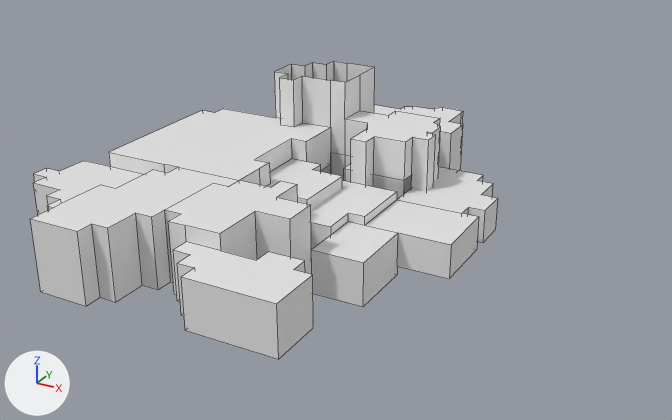
The Blender file EvictZones/EvictZones.blend: old version first, new version second.
One viewpoint serves both versions: a camera (50 mm lens) standing at (2906.0, -5742.0, 2873.0) and looking at (-122.0, -237.0, 121.0). Lighting does not change. The marker at lower left points along +X, +Y and +Z. The picture after the commit comes second. Mesh edges are drawn as thin lines.

In view in the first picture: 'EvictZones_Map01', 'EvictZones_Map02'.
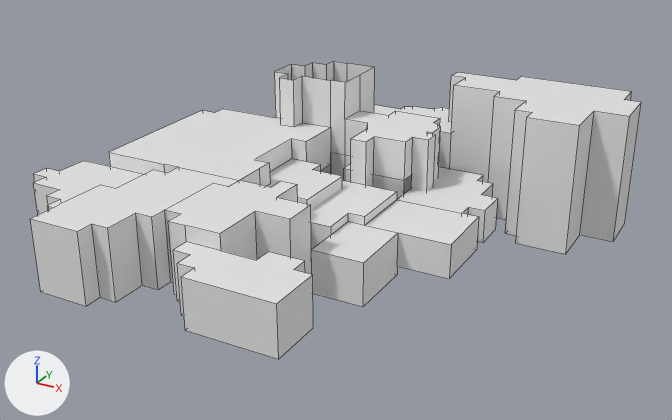
What changed in the scene script:
```text
Change me_plane:
    used by ob_evictzones_map02; location = (0.0, 0.0, 0.0)
    remove me_plane.from_pydata(...)  # 268 vertices, 146 faces; spans x -2048.0..512.0, y -2048.0..1633.0, z -384.0..896.0
    add me_plane.from_pydata(...)  # 306 vertices, 167 faces; spans x -2048.0..1664.0, y -2048.0..1633.0, z -384.0..896.0
    me_plane part 1
    5 faces are deleted
    24 vertices are added at x 128.0..1664.0, y 512.0..1536.0, z -200.0..800.0
    14 new vertices lie (0.0, 0.0, 1000.0) away from vertices in x 640.0..1664.0, y 512.0..1536.0, z -200.0
    26 new faces join them
```

Pixel boxes (x1, y1, x2, y2) of what changed, in the pictures (672 x 420 px):
'EvictZones_Map02', reshaped (41% wider)
    before: (30, 61, 463, 359)
    after: (30, 61, 641, 359)
part 1 of me_plane, built on
    before: (374, 105, 463, 171)
    after: (374, 72, 641, 254)
